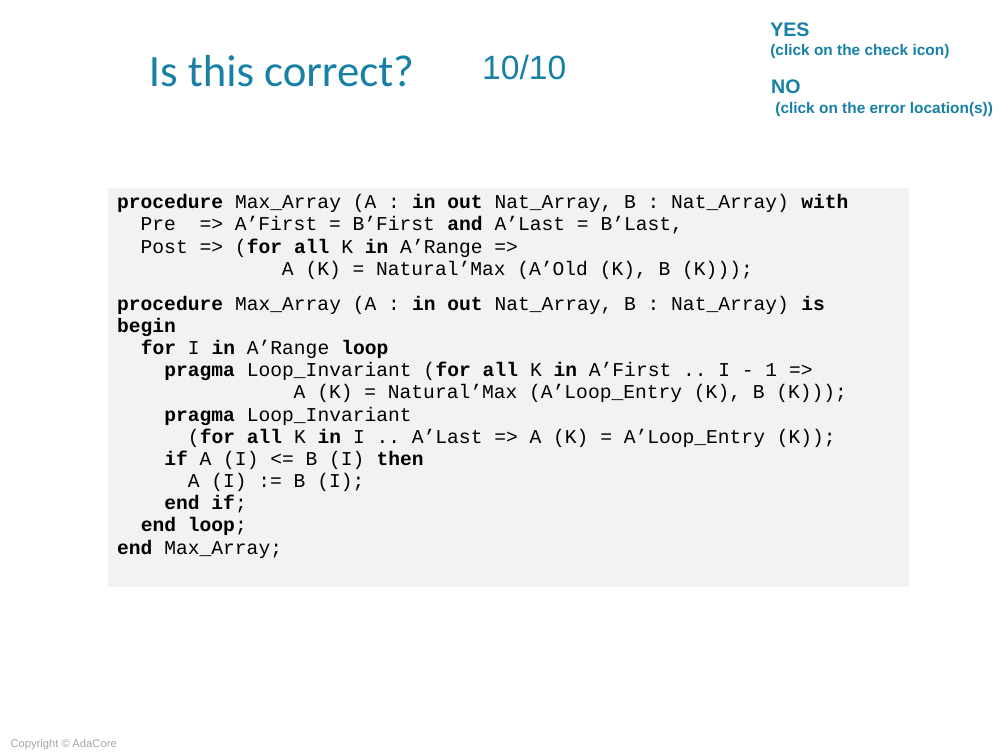
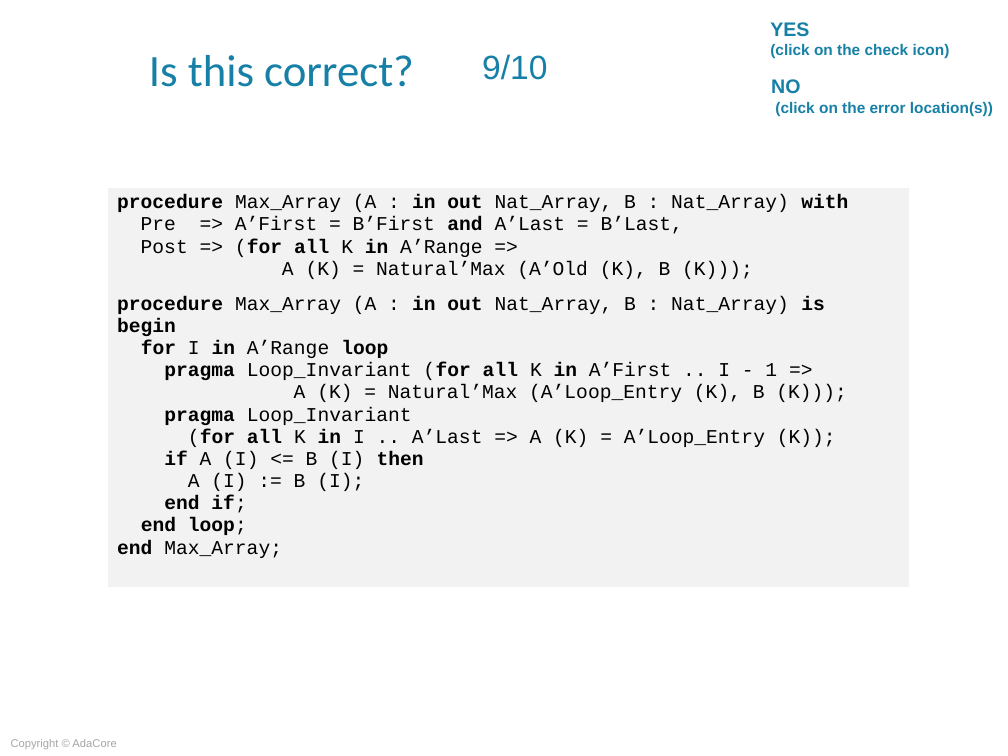
Before and after one commit to AdaCoreU/Courses, a slide deck: slide 33 of lectures/06_SPARK_2014/05_Proof_Of_Functional_Correctness/Slides/05_Proof_Of_Functional_Correctness.ppt (slide 35 before the commit). Drawn at 1008x756 pixels with LibreOffice and Linux fonts; fonts in the diff are those of the drawing; background and template pictures are left out. Boxes give left, top, right and bottom in pixels: in the first picture for what was removed or moved away, otherwise in the second. Text is boxed around its words. In the diff, an @@ line names an element or a change of style, - is before the commit and + after.

```diff
--- a/lectures/06_SPARK_2014/05_Proof_Of_Functional_Correctness/Slides/05_Proof_Of_Functional_Correctness.ppt
+++ b/lectures/06_SPARK_2014/05_Proof_Of_Functional_Correctness/Slides/05_Proof_Of_Functional_Correctness.ppt
@@ title at <box>482,54,547,80</box>: text changed @@
-10/10
+9/10
```
Also in this commit, not shown: 4 other slides changed, 1 other file.
